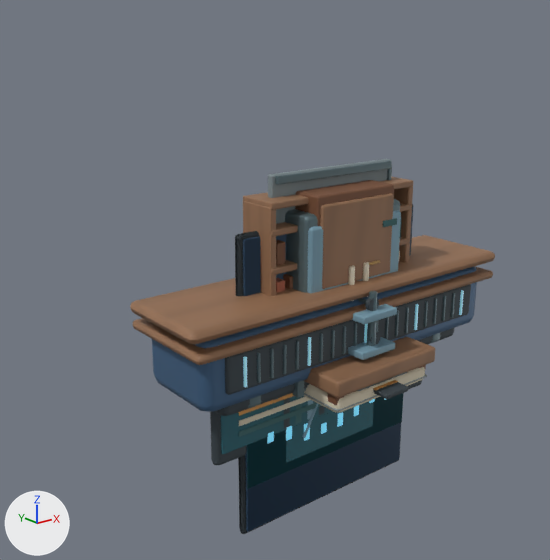
Renders of the Blender file art_source/furniture/office_furniture.blend from each side of a commit.
One viewpoint serves both versions: a 50 mm camera at (-5.75, -6.16, 3.67) aimed at (-0.5, 0.41, 1.04). The lights are fixed; the arrows at lower left show +X, +Y and +Z. The older version comes first.

In view in the first picture: 'BedFrame', 'BedMattress', 'BroadcastDesk', 'BroadcastPanelWarm', 'ConferenceTable', 'FittingMirror', 'GymWeights', 'KitchenFridge', 'PreviewWall', 'ScenicBackdropBay', 'ScriptLibrary', 'Wardrobe' and 4 more.
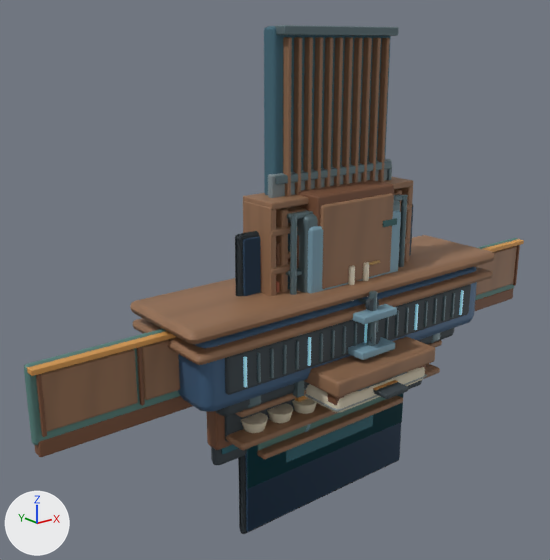
Diff of the bpy script that builds the scene:
```diff
--- a/art_source/furniture/office_furniture.blend.py
+++ b/art_source/furniture/office_furniture.blend.py
@@ ob_sortingcage @@
+ob_sortingcage = bpy.data.objects.new('SortingCage', me_sortingcage)  # 960 vertices, 904 faces; spans x -0.87..0.87, y -0.36..0.36, z 0.02..1.98; in mat_slatesteel (greyish cyan #61767c), mat_walnutedge (brown #764d35), mat_feltteal (picture img_tight_upholstery_weave), mat_interfaceamber (orange #d4974d)
+ob_sortingcage.location = (0.0, 0.0, 0.0)
@@ ob_mediaarchive @@
+ob_mediaarchive = bpy.data.objects.new('MediaArchive', me_mediaarchive)  # 2240 vertices, 2160 faces; spans x -0.91..0.91, y -0.23..0.25, z 0.0..2.02; in mat_walnutedge (brown #764d35), mat_studiowalnut (picture img_studio_walnut_grain), mat_deepwovenblue (dark cyan #406777), mat_joinerygreen (cyan #57817a), mat_slatesteel (greyish cyan #61767c), mat_apricotfabric (brown #ad7a5c), mat_ivorypaper (pale yellow #dbd1ba)
+ob_mediaarchive.location = (0.0, 0.0, 0.0)
@@ ob_projectwall @@
+ob_projectwall = bpy.data.objects.new('ProjectWall', me_projectwall)  # 896 vertices, 864 faces; spans x -1.21..1.21, y -0.21..0.07, z -0.81..0.81; in mat_walnutedge (brown #764d35), mat_joinerygreen (cyan #57817a), mat_warmlinen (beige #d1bfa8), mat_ivorypaper (pale yellow #dbd1ba), mat_apricotfabric (brown #ad7a5c), mat_slatesteel (greyish cyan #61767c), mat_studiowalnut (picture img_studio_walnut_grain)
+ob_projectwall.location = (0.0, 0.0, 0.0)
@@ ob_canteenjoinery @@
+ob_canteenjoinery = bpy.data.objects.new('CanteenJoinery', me_canteenjoinery)  # 1008 vertices, 972 faces; spans x -3.63..3.63, y -0.13..0.06, z 0.07..0.98; in mat_walnutedge (brown #764d35), mat_joinerygreen (cyan #57817a), mat_studiowalnut (picture img_studio_walnut_grain), mat_interfaceamber (orange #d4974d)
+ob_canteenjoinery.location = (0.0, 0.0, 0.0)
@@ ob_pantryhatch @@
+ob_pantryhatch = bpy.data.objects.new('PantryHatch', me_pantryhatch)  # 696 vertices, 506 faces; spans x -1.7..1.7, y -0.41..0.1, z -0.53..0.53; in mat_walnutedge (brown #764d35), mat_darkpolymer (greyish blue #374147), mat_studiowalnut (picture img_studio_walnut_grain), mat_ivorypaper (pale yellow #dbd1ba), mat_joinerygreen (cyan #57817a), mat_feltteal (picture img_tight_upholstery_weave)
+ob_pantryhatch.location = (0.0, 0.0, 0.0)
@@ ob_broadcastwing @@
+ob_broadcastwing = bpy.data.objects.new('BroadcastWing', me_broadcastwing)  # 840 vertices, 810 faces; spans x -0.88..0.88, y -0.23..0.23, z 0.0..3.82; in mat_darkpolymer (greyish blue #374147), mat_deepwovenblue (dark cyan #406777), mat_studiowalnut (picture img_studio_walnut_grain), mat_slatesteel (greyish cyan #61767c), mat_interfaceamber (orange #d4974d)
+ob_broadcastwing.location = (0.0, 0.0, 0.0)
@@ ob_gantrybatten @@
+ob_gantrybatten = bpy.data.objects.new('GantryBatten', me_gantrybatten)  # 320 vertices, 244 faces; spans x -1.0..1.0, y -0.2..0.18, z -0.23..0.19; in mat_slatesteel (greyish cyan #61767c), mat_interfaceamber (orange #d4974d)
+ob_gantrybatten.location = (0.0, 0.0, 0.0)
```

Pixel boxes [x1, y1, x2, y2] of what changed, in the pictures (550 x 560 px):
'BroadcastWing', added (brown): after [264, 25, 399, 208]
    faces in mat_studiowalnut (picture img_studio_walnut_grain): [283, 37, 390, 208]
    faces in mat_deepwovenblue (dark cyan #406777): [264, 26, 391, 195]
    faces in mat_slatesteel (greyish cyan #61767c): [274, 25, 399, 36]
'CanteenJoinery', added: after [24, 238, 524, 457]
    faces in mat_studiowalnut (picture img_studio_walnut_grain): [41, 246, 517, 432]
    faces in mat_walnutedge (brown #764d35): [34, 245, 520, 457]
    faces in mat_joinerygreen (cyan #57817a): [24, 238, 518, 445]
    faces in mat_interfaceamber (orange #d4974d): [27, 239, 524, 376]
'PantryHatch', added (brown): after [206, 340, 442, 450]
    faces in mat_studiowalnut (picture img_studio_walnut_grain): [225, 340, 442, 450]
    faces in mat_ivorypaper (pale yellow #dbd1ba): [241, 398, 317, 433]
    faces in mat_walnutedge (brown #764d35): [206, 411, 233, 450]
    faces in mat_darkpolymer (greyish blue #374147): [224, 399, 295, 442]
'ProjectWall', added (brown): after [257, 395, 403, 459]
    faces in mat_studiowalnut (picture img_studio_walnut_grain): [257, 395, 403, 459]
    faces in mat_joinerygreen (cyan #57817a): [258, 397, 385, 450]
'SortingCage', added: after [286, 194, 408, 295]
    faces in mat_slatesteel (greyish cyan #61767c): [286, 194, 408, 295]
'MediaArchive', added (mostly hidden): after [276, 189, 402, 293]
    faces in mat_studiowalnut (picture img_studio_walnut_grain): [276, 189, 402, 293]
'GantryBatten', added (mostly hidden): after [295, 396, 308, 402]
'PreviewWall', unchanged, covered by the edit: before [210, 380, 422, 465]; after [211, 380, 422, 465]
